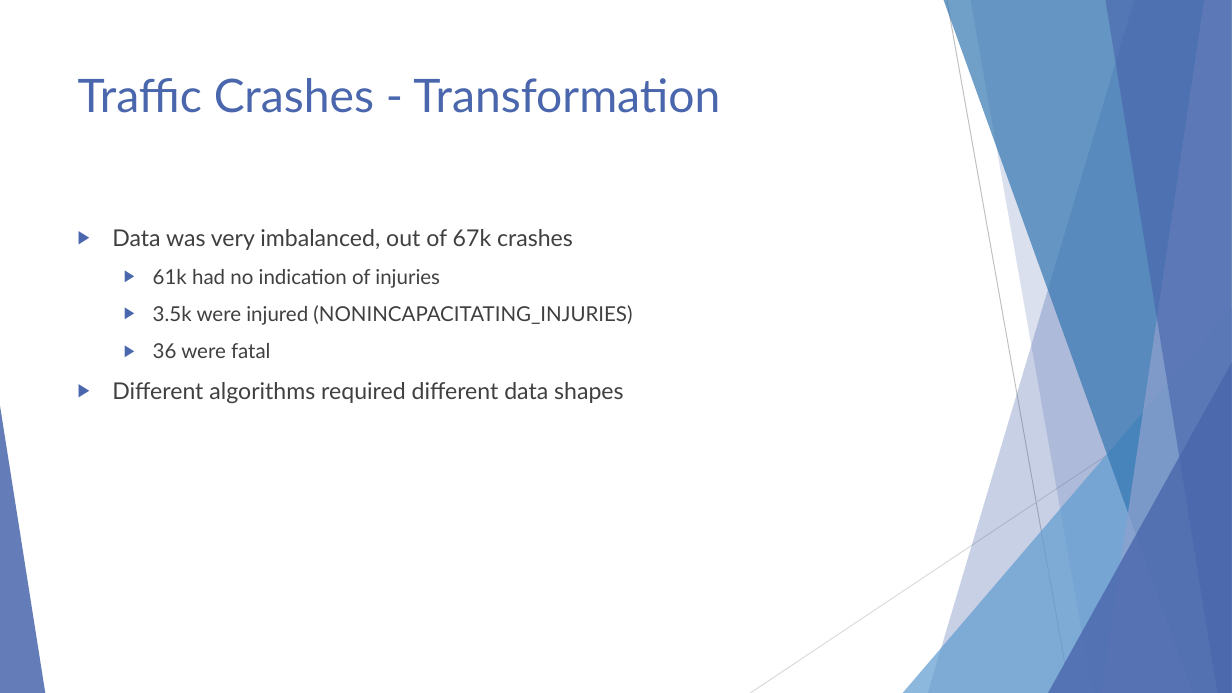
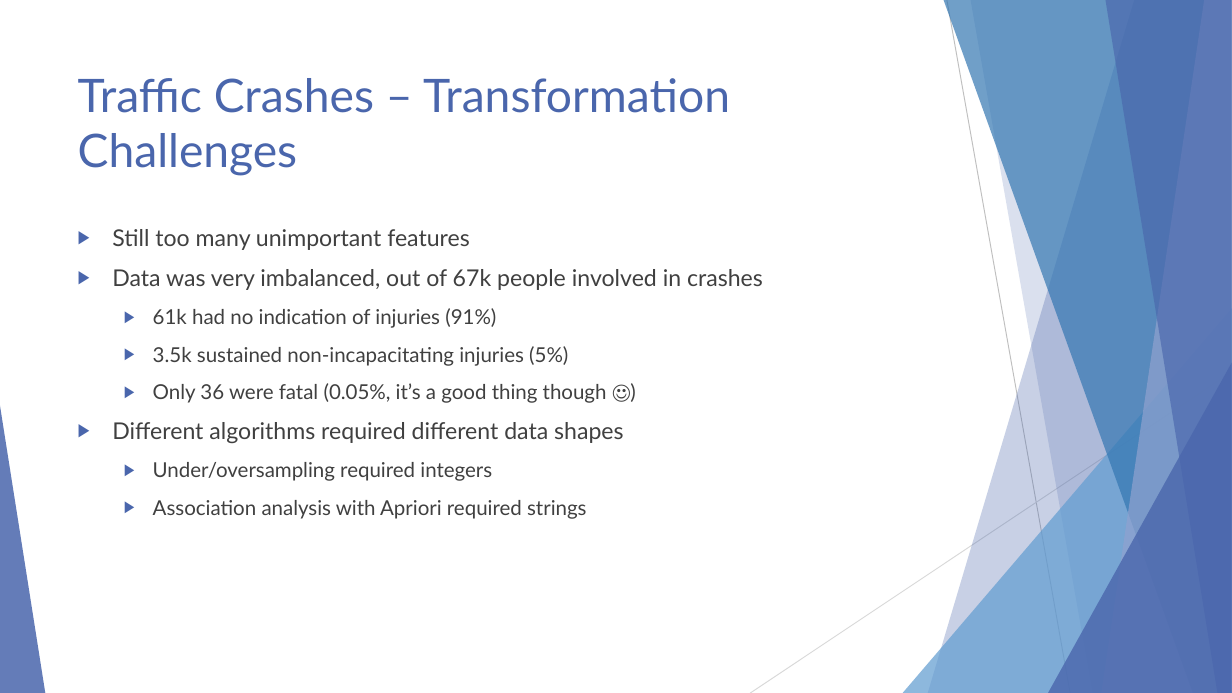
Before and after one commit to ndarwich/Crash-Analysis, a slide deck: slide 27 of Slides/An Investigation.pptx (slide 21 before the commit). Drawn at 1232x693 pixels with LibreOffice and Linux fonts; fonts in the diff are those of the drawing. Boxes give left, top, right and bottom in pixels: in the first picture for what was removed or moved away, otherwise in the second. Text is boxed around its words. In the diff, an @@ line names an element or a change of style, - is before the commit and + after.

```diff
--- a/Slides/An Investigation.pptx
+++ b/Slides/An Investigation.pptx
@@ title at (78,78,730,176): text changed @@
-Traffic Crashes - Transformation
+Traffic Crashes – Transformation
+Challenges
@@ text at (112,229,763,403): text changed @@
-▶ Data was very imbalanced, out of 67k crashes
-  ▶ 61k had no indication of injuries
-  ▶ 3.5k were injured (NONINCAPACITATING_INJURIES)
-  ▶ 36 were fatal
+▶ Still too many unimportant features
+▶ Data was very imbalanced, out of 67k people involved in crashes
+  ▶ 61k had no indication of injuries (91%)
+  ▶ 3.5k sustained non-incapacitating injuries (5%)
+  ▶ Only 36 were fatal (0.05%, it’s a good thing though ☺)
@@ text at (153,462,586,519): paragraphs added @@
+  ▶ Under/oversampling required integers
+  ▶ Association analysis with Apriori required strings
```
Also in this commit, not shown: 20 other slides changed, 17 slides added, 4 slides removed, 1 other file.
